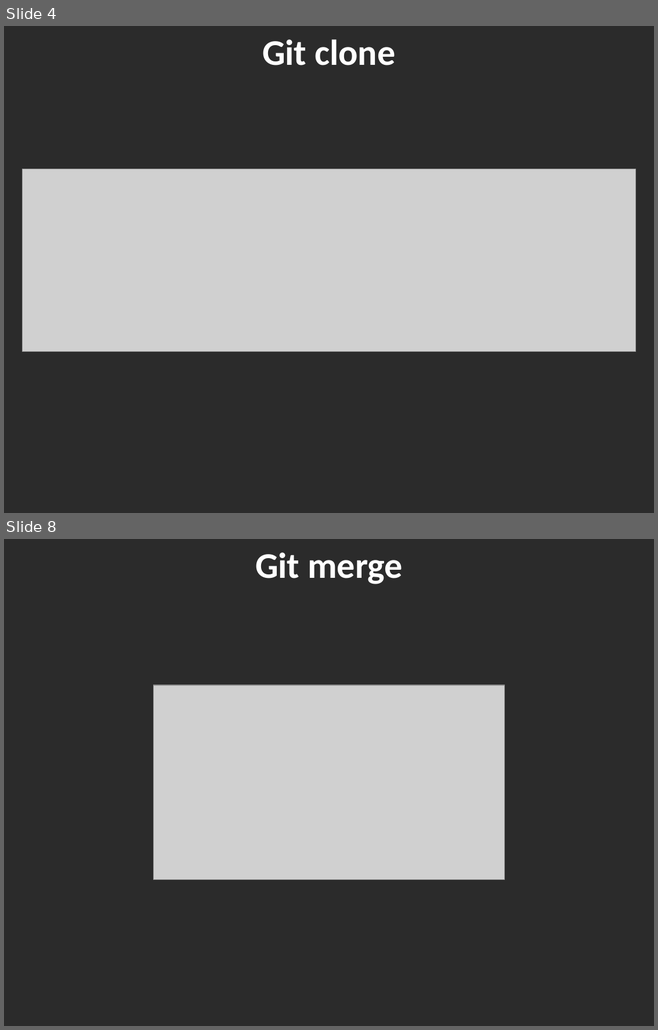
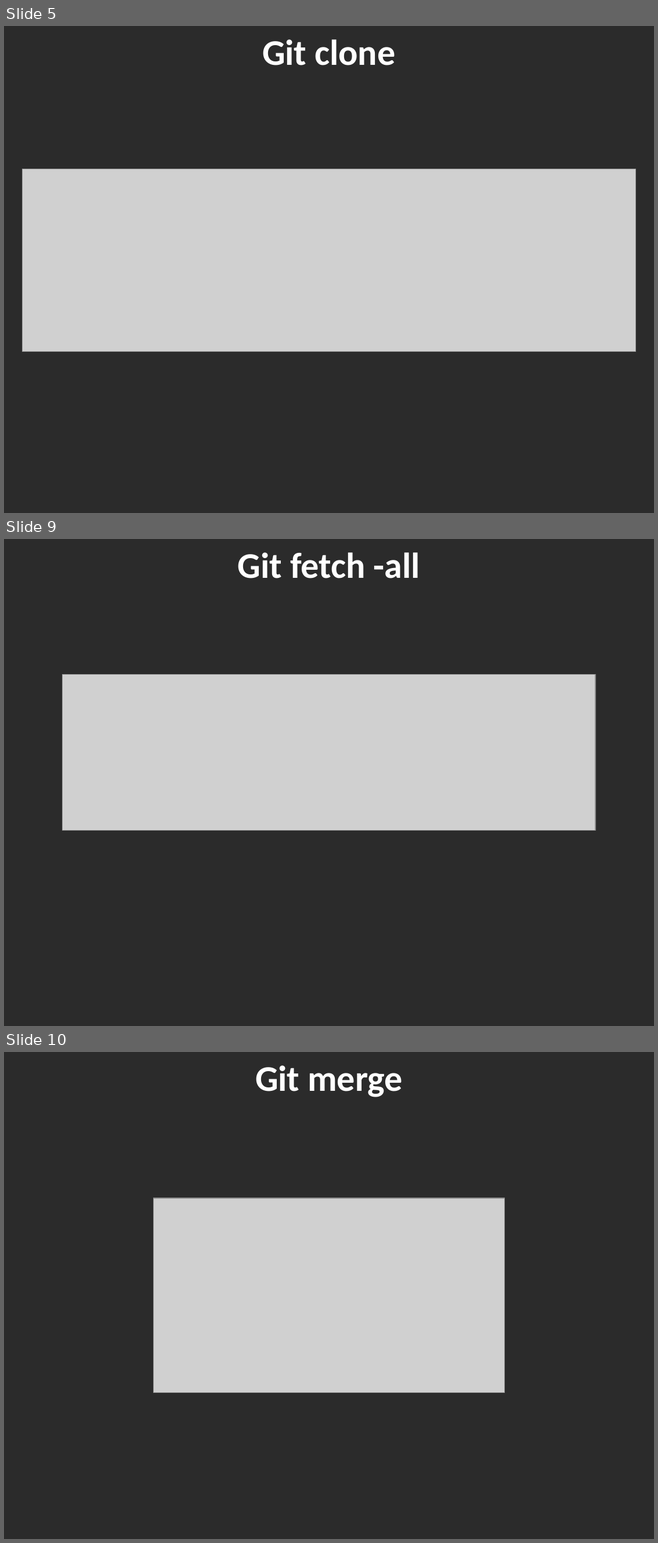
Before and after one commit to Sideshsundar/Cognizance, a slide deck: Task-1/Cogizance task1.pptx. Shown one above the other, each under a label of ours: slides 4 and 8 before the commit, slides 5, 9 and 10 after it; the slides between them are not shown. The pictures are 658x1030 and 658x1543 pixels, drawn with LibreOffice and Linux fonts; fonts in the diff are those of the drawing; grey boxes stand for pictures; background and template pictures are left out; a plain dark background stands for a picture behind light text. Boxes give left, top, right and bottom in pixels: in the first picture for what was removed or moved away, otherwise in the second. Text is boxed around its words. In the diff, an @@ line names an element or a change of style, - is before the commit and + after.

```diff
--- a/Task-1/Cogizance task1.pptx
+++ b/Task-1/Cogizance task1.pptx
@@ slide 9 added at [4,539,654,1026], background picture (left out) @@
@@ text added at [238,552,420,578], 40 pt, text #FFFFFF, bold @@
+Git fetch -all
@@ picture added at [63,674,595,830] @@
@@ what was slide 4 is now slide 5 @@
@@ what was slide 8 is now slide 10 @@
```
Also in this commit, not shown: 5 slides changed, 1 other slide added, 1 other file.
